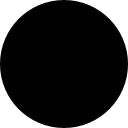
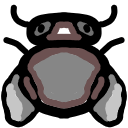
Layer changes from the first 128px x 128px image to the second:
added layer "Paint Layer 4" above "Paint Layer 2" over [0, 0, 128, 64]
added layer "Paint Layer 2" above "Paint Layer 3" over [0, 0, 128, 128]
added layer "Paint Layer 3" above "Paint Layer 1" over [0, 0, 128, 64]
added layer "Paint Layer 1" above "Background" over [0, 0, 128, 128]
painted on "Background" over [0, 0, 128, 128]
